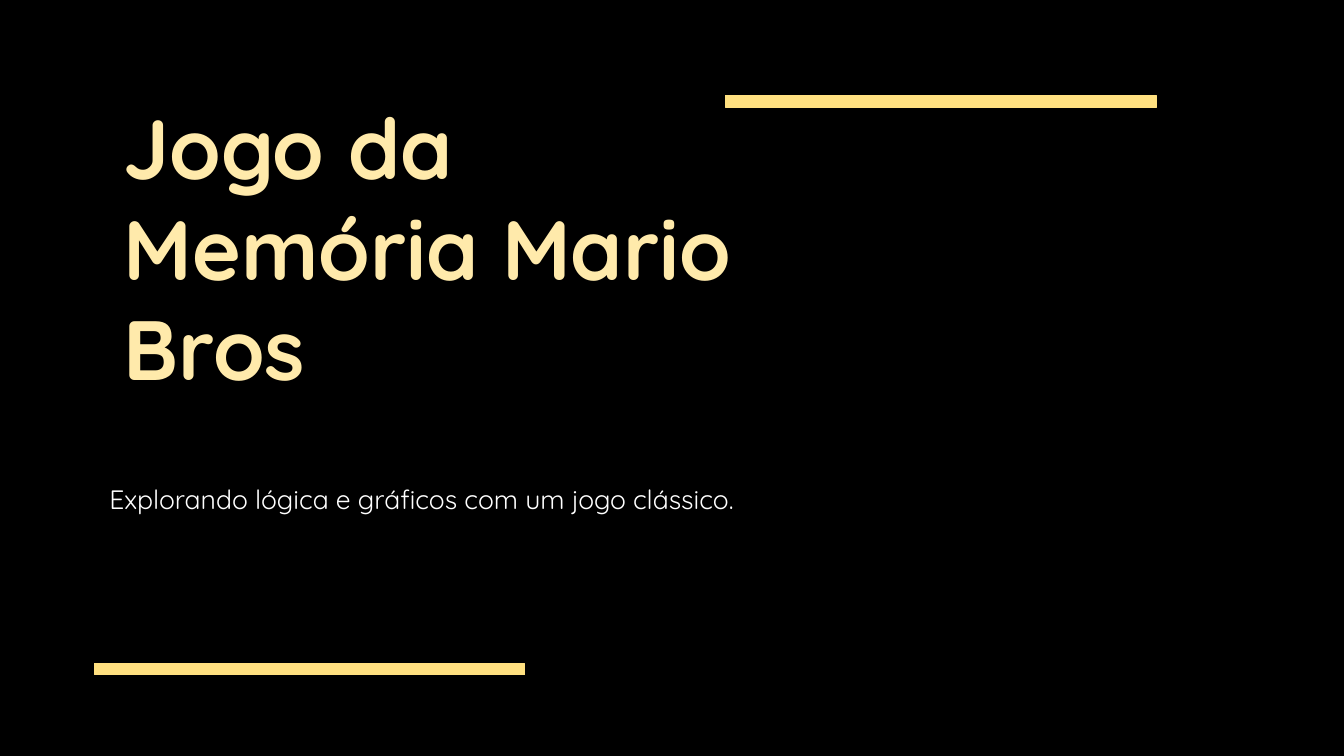
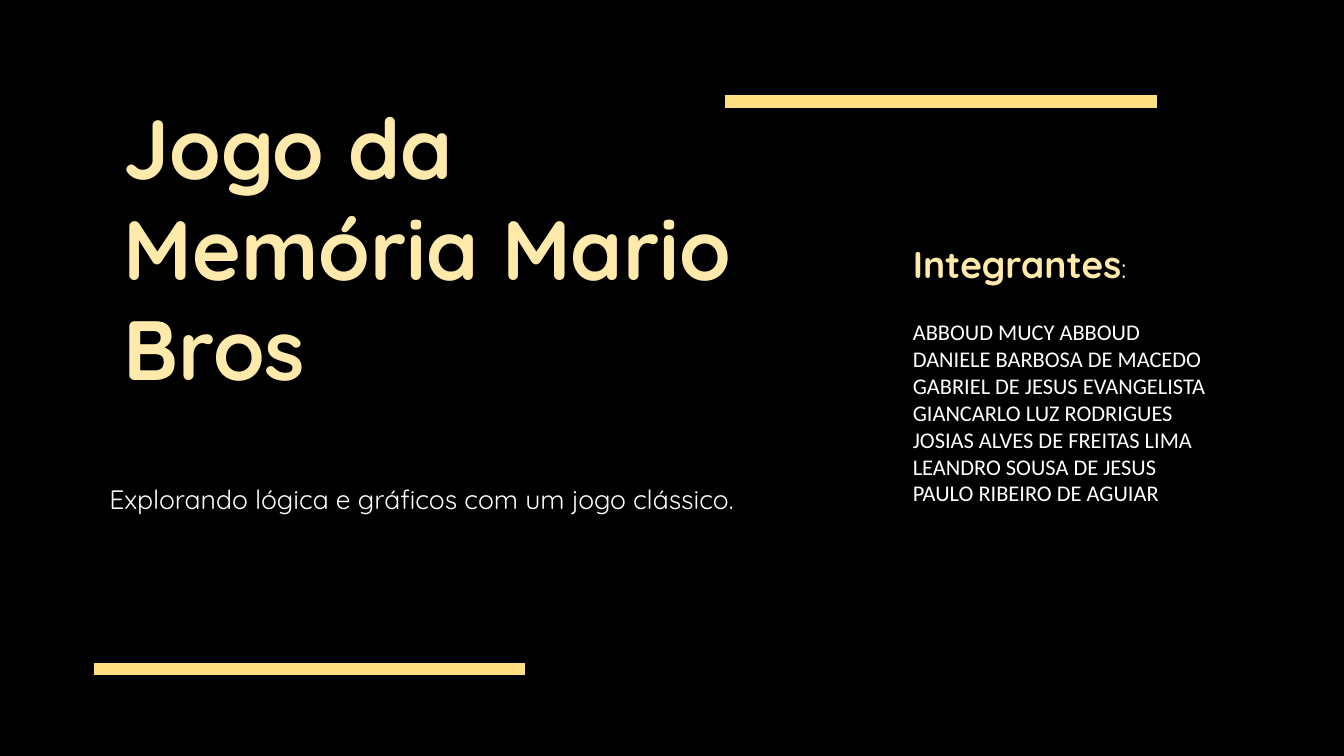
Before and after one commit to LeoSousaJesus/Tec_Desenvolvimento_Sistemas, a slide deck: slide 1 of Jogo_Memoria_Pseudo/Jogo da Memoria Mario Bros.pptx. Drawn at 1344x756 pixels with LibreOffice and Linux fonts; fonts in the diff are those of the drawing. Boxes give left, top, right and bottom in pixels: in the first picture for what was removed or moved away, otherwise in the second. Text is boxed around its words. In the diff, an @@ line names an element or a change of style, - is before the commit and + after.

Commit message:
Ajustando Apresentação

```diff
--- a/Jogo_Memoria_Pseudo/Jogo da Memoria Mario Bros.pptx
+++ b/Jogo_Memoria_Pseudo/Jogo da Memoria Mario Bros.pptx
@@ text added at bbox=[913, 252, 1205, 501], 24 pt, text #FFFFFF @@
+Integrantes:
+ABBOUD MUCY ABBOUD
+DANIELE BARBOSA DE MACEDO
+GABRIEL DE JESUS EVANGELISTA
+GIANCARLO LUZ RODRIGUES
+JOSIAS ALVES DE FREITAS LIMA
+LEANDRO SOUSA DE JESUS
+PAULO RIBEIRO DE AGUIAR
```
